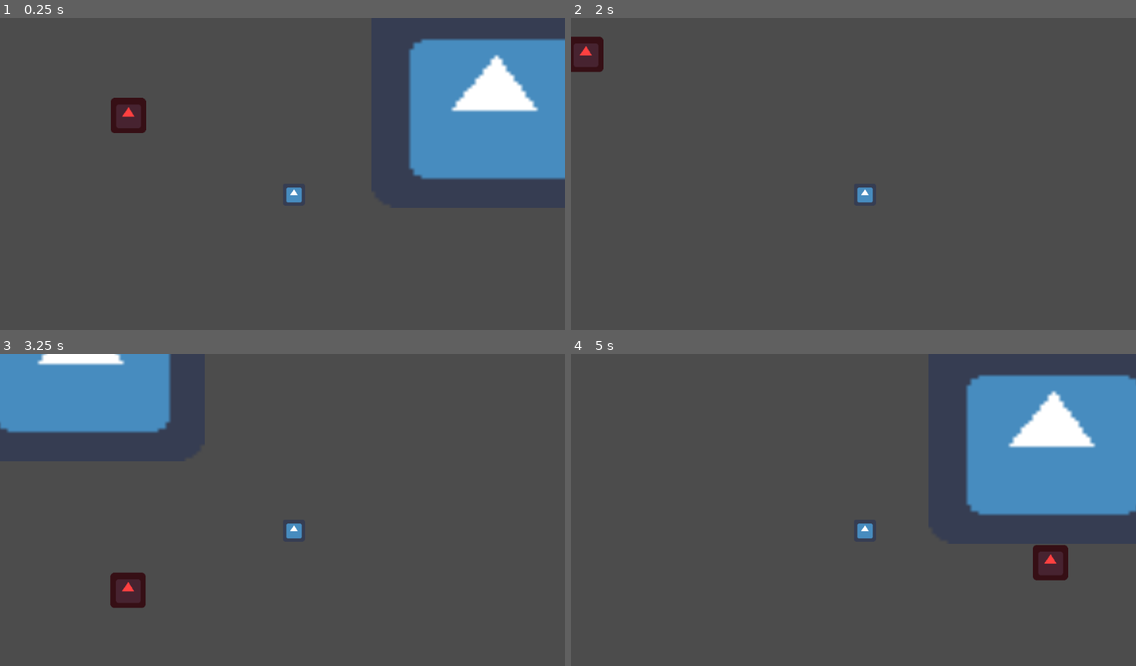
Above: before the commit, frames 1-4 (two rows, left to right).
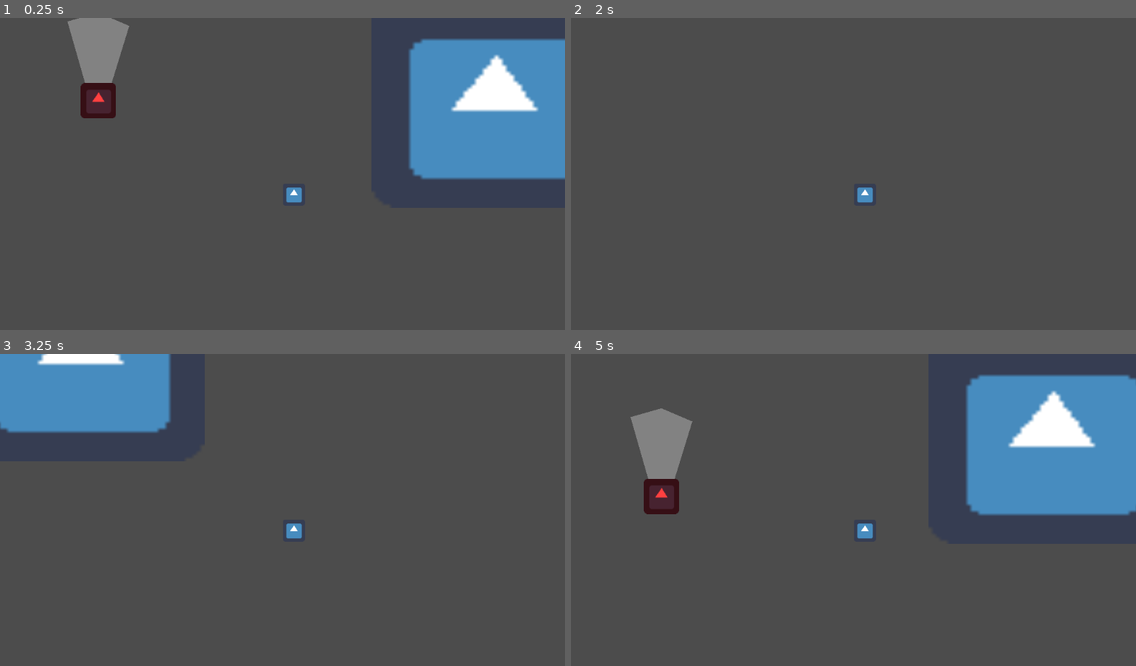
Above: after the commit, the same moments.

Repository: gabby-delforge/LD49Warmup
Game: Godot game, scene res://Main.tscn
Two runs of this game, one before a commit and one after it. Both use one fixed random seed, a clock stepped at 60 frames per second and the inputs below. The engine's default icon, where the game draws it, is replaced by a stand-in: a white triangle on a blue panel in a dark square.
Inputs:
- Up to frame 1 (0.25 s): no input
- Up to frame 2 (2 s): hold Right (move_right) 0.53-1.28 s; hold Down (move_down) from 1.28 s (still down)
- Up to frame 3 (3.25 s): release Down (move_down) at 2.03 s; hold Right (move_right) 2.03-2.78 s; hold W (move_up) from 2.78 s (still down)
- Up to frame 4 (5 s): release W (move_up) at 3.53 s; hold A (move_left) from 3.53 s (still down)

The runs differ from the first frame. In frame 1, 2.9% of the frame differs, in the area x 12-26%, y 0-37%; in frame 2, 0.7%; in frame 3, 0.7%; in frame 4, 3.1%, in the area x 10-88%, y 17-73%.

Commit message:
Lowkey enemy movement

Diff:
--- a/NPC.gd
+++ b/NPC.gd
@@ -1,18 +1,23 @@
 extends KinematicBody2D
 
 onready var player: Player = $"../Player"
+var patrols: Array = []
+var current_patrol_index = 0
 
-# Called when the node enters the scene tree for the first time.
 func _ready():
-  print(player)
+  for node in get_children():
+    var name: String = node.name
 
-
-# Called every frame. 'delta' is the elapsed time since the previous frame.
-#func _process(delta):
-#  pass
+    if name.begins_with("Patrol"):
+      patrols.append(node.global_position)
 
 func _physics_process(delta):
-  print(player)
-  var movement_vec = player.position - self.position
+  var current_patrol = patrols[current_patrol_index]
+
+  if position.distance_to(current_patrol) < 10:
+    current_patrol_index = (current_patrol_index + 1) % len(patrols)
+    current_patrol = patrols[current_patrol_index]
+
+  var movement_vec = (current_patrol - position).normalized() * 100
 
   move_and_slide(movement_vec)
--- a/NPC.tscn
+++ b/NPC.tscn
@@ -6,7 +6,7 @@
 [sub_resource type="CircleShape2D" id=1]
 radius = 32.0
 
-[node name="KinematicBody2D" type="KinematicBody2D"]
+[node name="Enemy" type="KinematicBody2D"]
 script = ExtResource( 2 )
 
 [node name="Sprite" type="Sprite" parent="."]
@@ -15,5 +15,11 @@
 texture = ExtResource( 1 )
 
 [node name="CollisionShape2D" type="CollisionShape2D" parent="."]
+visible = false
 position = Vector2( 32, 32 )
 shape = SubResource( 1 )
+
+[node name="Polygon2D" type="Polygon2D" parent="."]
+position = Vector2( 64, -32 )
+color = Color( 1, 1, 1, 0.301961 )
+polygon = PoolVector2Array( -8, 32, 24, -72, -32, -96, -88, -80, -56, 32 )
